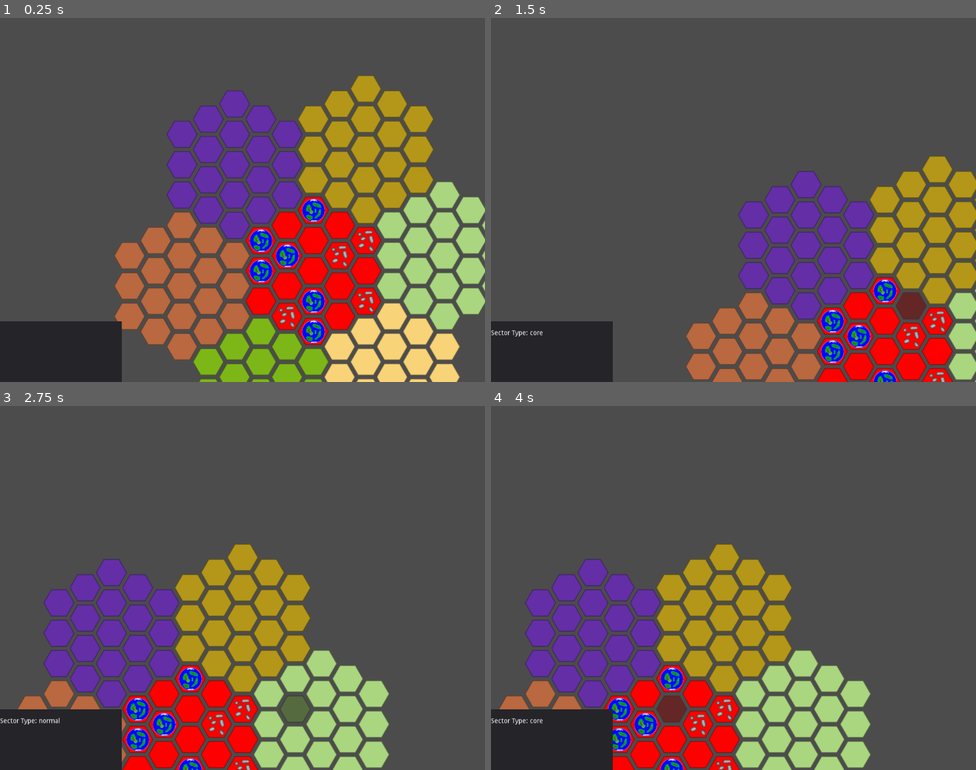
Above: before the commit, frames 1-4 (two rows, left to right).
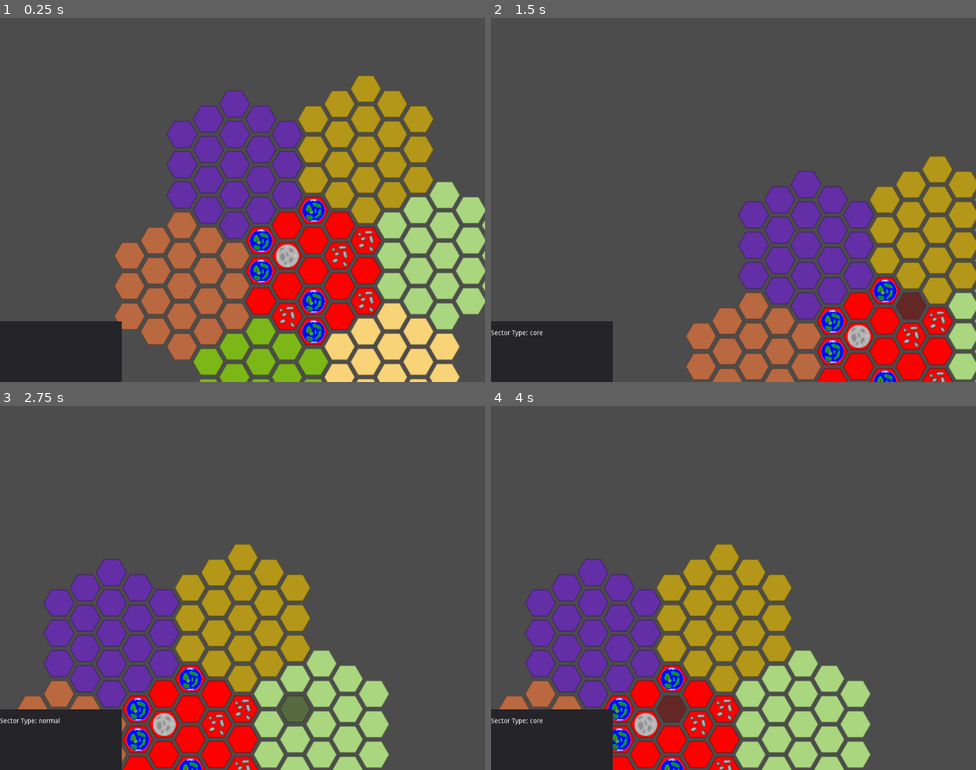
Above: after the commit, the same moments.

Repository: alexander-l-stone/RebellionAndEmpire
Game: Godot game, scene res://scenes/test/test.tscn
The game is run twice, just before and just after one commit, with the same random seed, the same clock (stepped at 60 frames per second) and the same inputs.
Inputs (mouse positions are in pixels of both pictures, inside the frame that each line leads up to):
- Up to frame 1 (0.25 s): no input
- Up to frame 2 (1.5 s): move the mouse to (874, 280) at 0.52 s; click (874, 280) at 0.67 s; tap Enter at 1.25 s; move the mouse to (912, 305) at 1.27 s; click (912, 305) at 1.42 s
- Up to frame 3 (2.75 s): tap Space at 2 s; move the mouse to (446, 708) at 2.02 s; click (446, 708) at 2.17 s
- Up to frame 4 (4 s): move the mouse to (655, 693) at 2.77 s; click (655, 693) at 2.92 s; tap Enter at 3.5 s; move the mouse to (670, 708) at 3.52 s; click (670, 708) at 3.67 s

The runs differ from the first frame. In frame 1, 0.2% of the frame differs, in the area x 56-62%, y 62-69%; in frame 2, 0.2%; in frame 3, 0.2%; in frame 4, 0.2%.

Commit message:
Removed debug print statements.

Diff:
--- a/data/core/sectors.json
+++ b/data/core/sectors.json
@@ -24,7 +24,7 @@
             "habitable_planet",
             "habitable_planet",
             "habitable_planet",
-            "habitable_planet",
+            "barren_planet",
             "asteroid_field",
             "asteroid_field",
             "asteroid_field",
--- a/scenes/sector/sector.gd
+++ b/scenes/sector/sector.gd
@@ -42,7 +42,6 @@
 func generate_planets(coordinate_array):
 	var sector_guide = {}
 	var rng = RandomNumberGenerator.new()
-
 	var planet_resource = load("res://scenes/planet/planet.tscn")
 	if(self.sector_type == "core"):
 		sector_guide = DataStore.sector_types.core
@@ -51,7 +50,6 @@
 			#pick random coordiante from array
 			var random_coord_index = rng.randf_range(0, coordinate_array.size())
 			var planet = planet_resource.instance()
-			print(DataStore.planet_types)
 			var planet_data = DataStore.planet_types[planet_type]
 			var sprite_path = "res://resources/" + planet_type + ".png"
 			var sprite_resource = load(sprite_path)
--- a/scenes/ui/scripts/sectortype_display.gd
+++ b/scenes/ui/scripts/sectortype_display.gd
@@ -8,7 +8,7 @@
 func _ready():
 	SignalManager.connect('lclick_hex', self, 'display')
 	SignalManager.connect('rclick_hex', self, 'clear')
-	pass
+
 
 # Called when the node enters the scene tree for the first time.
 func clear(_q, _r):
